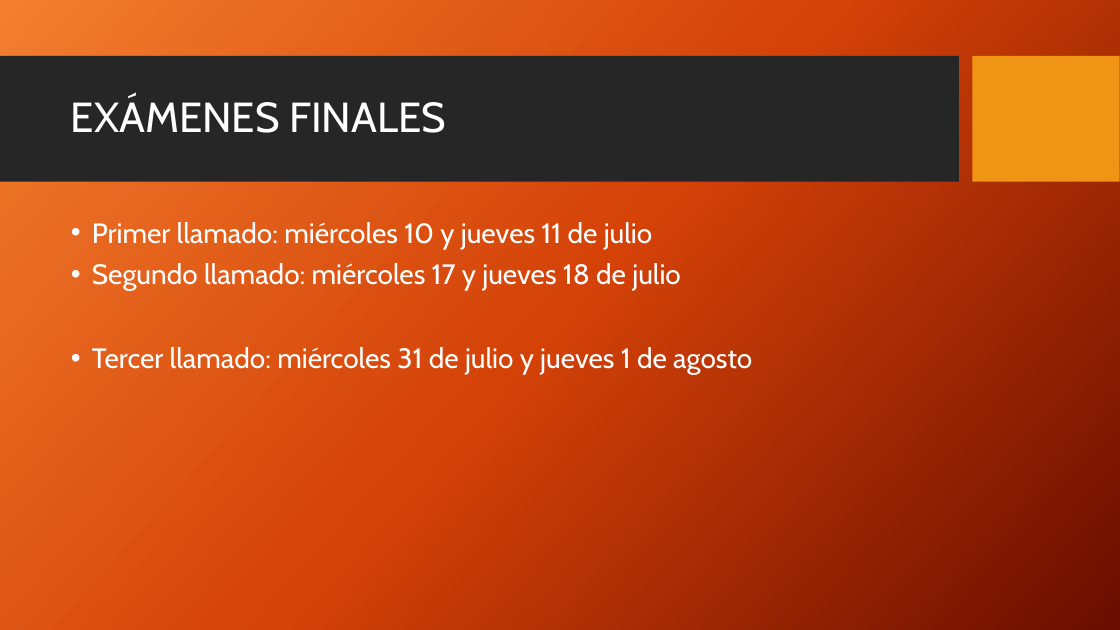
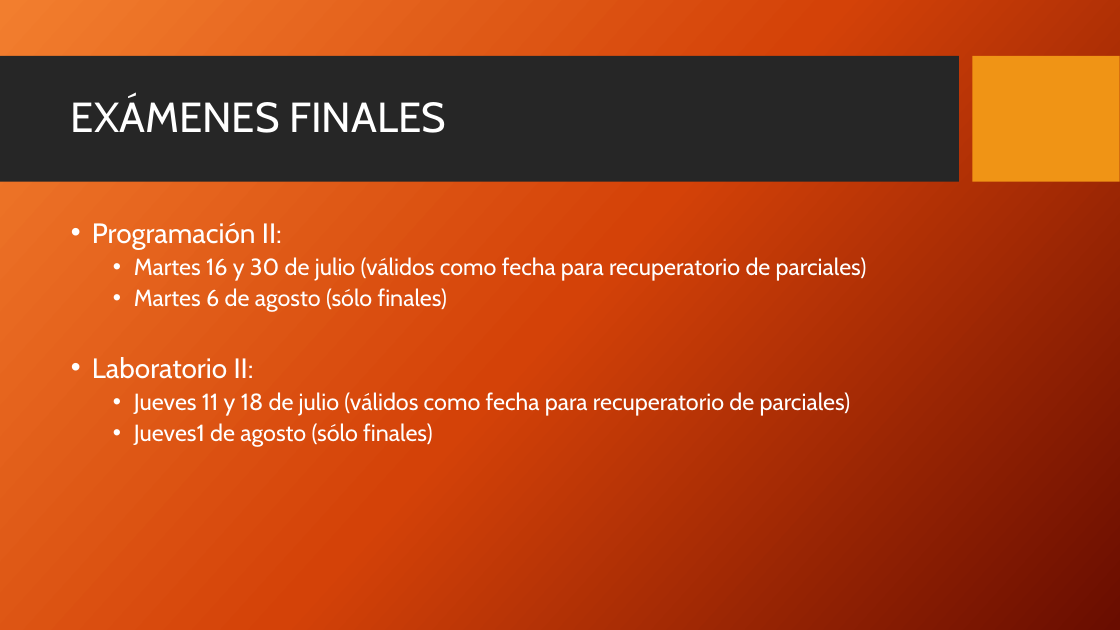
Before and after one commit to FedeDavila1984/utn_prog_y_lab_II, a slide deck: slide 7 of PPTs/Programacion y Laboratorio II-201903.pptx. Drawn at 1120x630 pixels with LibreOffice and Linux fonts; fonts in the diff are those of the drawing; background and template pictures are left out. Boxes give left, top, right and bottom in pixels: in the first picture for what was removed or moved away, otherwise in the second. Text is boxed around its words. In the diff, an @@ line names an element or a change of style, - is before the commit and + after.

Commit message:
Fechas

```diff
--- a/PPTs/Programacion y Laboratorio II-201903.pptx
+++ b/PPTs/Programacion y Laboratorio II-201903.pptx
@@ text at bbox=[92, 222, 867, 447]: text changed; size 24 to 20 pt @@
-• Primer llamado: miércoles 10 y jueves 11 de julio
-• Segundo llamado: miércoles 17 y jueves 18 de julio
-• Tercer llamado: miércoles 31 de julio y jueves 1 de agosto
+• Programación II:
+  • Martes 16 y 30 de julio (válidos como fecha para recuperatorio de parciales)
+  • Martes 6 de agosto (sólo finales)
+• Laboratorio II:
+  • Jueves 11 y 18 de julio (válidos como fecha para recuperatorio de parciales)
+  • Jueves1 de agosto (sólo finales)
```
